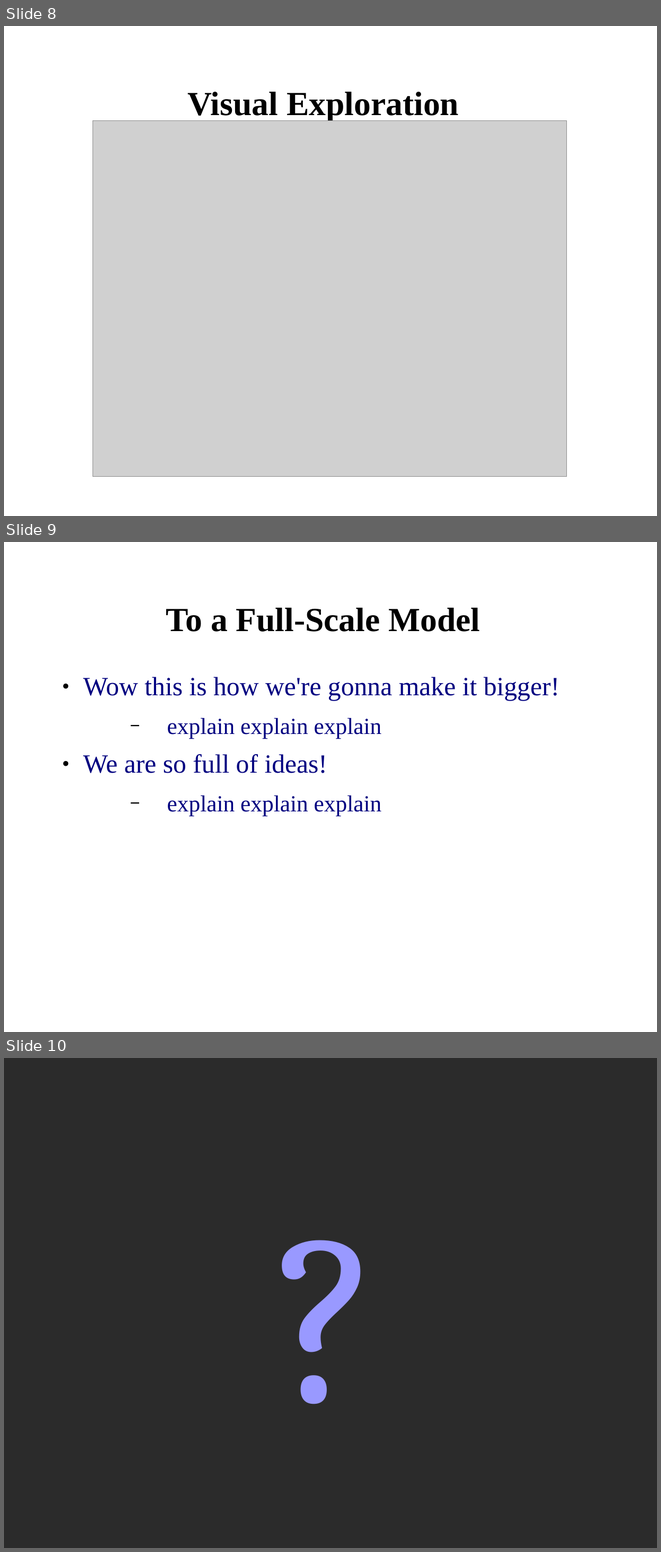
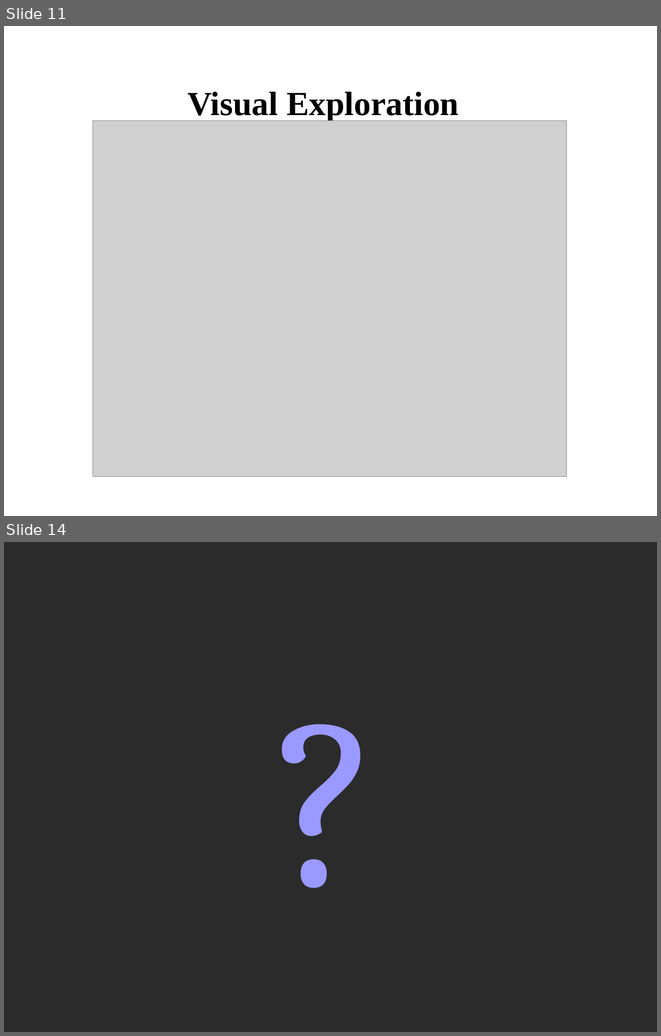
Before and after one commit to lasutschinkow/lasutschinkow-cs123, a slide deck: Presentations/prototype_presentation.ppt. Shown one above the other, each under a label of ours: slides 8, 9 and 10 before the commit, slides 11 and 14 after it; the slides between them are not shown. The pictures are 661x1552 and 661x1036 pixels, drawn with LibreOffice and Linux fonts; fonts in the diff are those of the drawing; grey boxes stand for pictures; background and template pictures are left out; a plain dark background stands for a picture behind light text. Boxes give left, top, right and bottom in pixels: in the first picture for what was removed or moved away, otherwise in the second. Text is boxed around its words. In the diff, an @@ line names an element or a change of style, - is before the commit and + after.

```diff
--- a/Presentations/prototype_presentation.ppt
+++ b/Presentations/prototype_presentation.ppt
@@ slide 9 removed at (4, 542, 657, 1032), background picture (left out) @@
@@ title removed at (166, 608, 480, 632) @@
-To a Full-Scale Model
@@ text removed at (83, 677, 559, 816) @@
-● Wow this is how we're gonna make it bigger!
-  − explain explain explain
-● We are so full of ideas!
-  − explain explain explain
@@ what was slide 8 is now slide 11 @@
@@ what was slide 10 is now slide 14 @@
```
Also in this commit, not shown: 1 slide changed, 6 slides added, 1 other slide removed.
